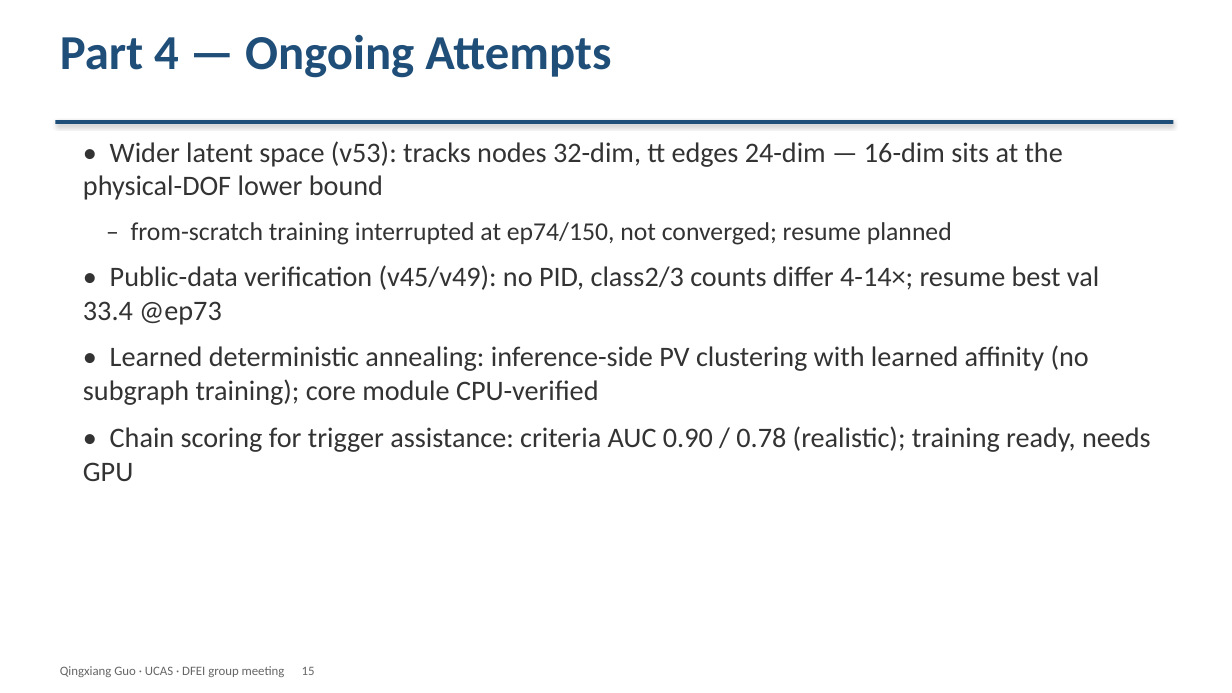
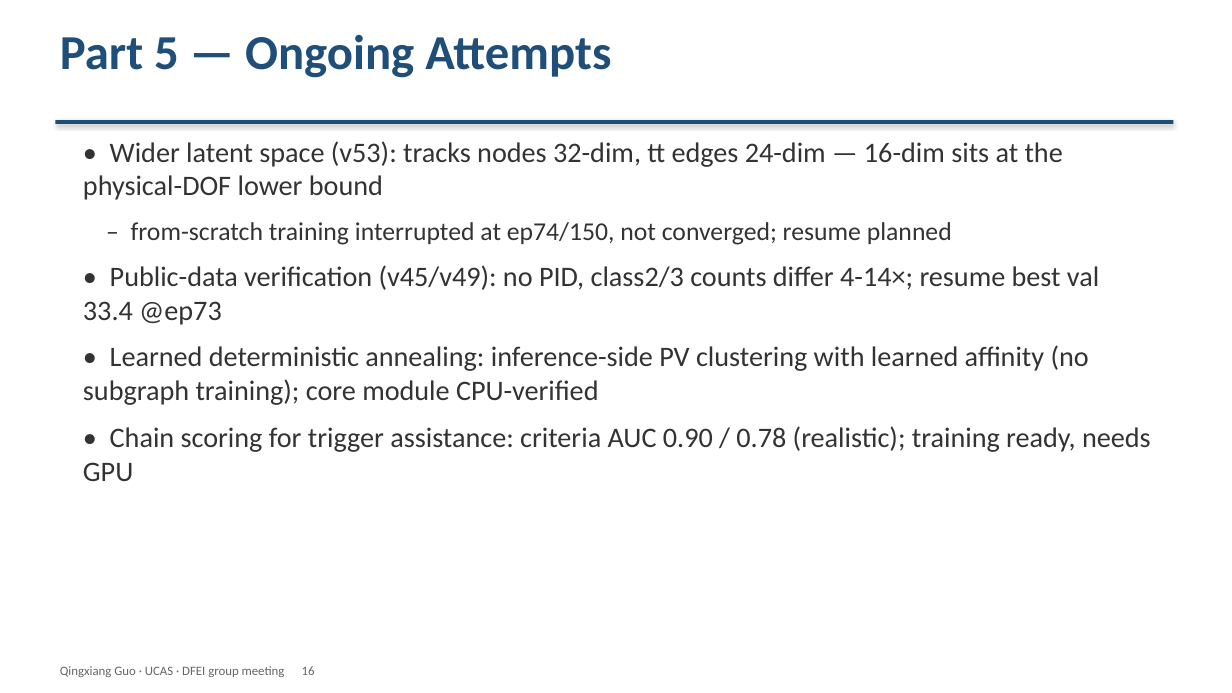
Before and after one commit to Aniedrew/dfei_ift, a slide deck: slide 16 of meeting_figs/DFEI_progress_20260902_EN.pptx (slide 15 before the commit). Drawn at 1232x693 pixels with LibreOffice and Linux fonts; fonts in the diff are those of the drawing. Boxes give left, top, right and bottom in pixels: in the first picture for what was removed or moved away, otherwise in the second. Text is boxed around its words. In the diff, an @@ line names an element or a change of style, - is before the commit and + after.

Commit message:
docs: split part 1 into pruning + rewarding; clarify later parts with plots
- Part 1 = Differentiable Pruning with Annealing; Part 2 = Rewarding the Chain
- "Why Chains Die" moved to the start of Part 2 (imbalance, one misclassified edge),
  then root cause (dilution), then hinge (v37), chain-CE (v38)
- New S10 "The Strategy Works": PerfectReco per version + per-class accuracy
  before/after the rewards (v31 -> v38)
- Later parts now figure-backed: head zoo (S11), mass ROC with caption (S12),
  struct/mom tree schematic (S13), probe R2 chart (S14), v48 gradient-balance
  chart (S15); Parts renumbered to 5, deck is 17 pages

```diff
--- a/meeting_figs/DFEI_progress_20260902_EN.pptx
+++ b/meeting_figs/DFEI_progress_20260902_EN.pptx
@@ text at (x1=60, y1=35, x2=611, y2=78): text changed @@
-Part 4 — Ongoing Attempts
+Part 5 — Ongoing Attempts
@@ text at (x1=60, y1=666, x2=315, y2=677): text changed @@
-Qingxiang Guo · UCAS · DFEI group meeting 15
+Qingxiang Guo · UCAS · DFEI group meeting 16
```
Also in this commit, not shown: 12 other slides changed, 1 slide added, 7 other files.
